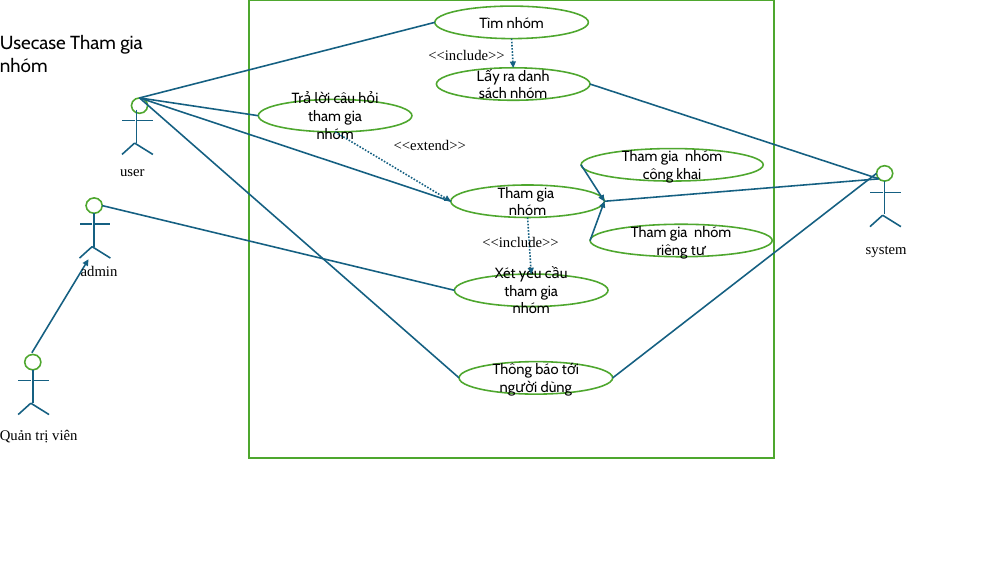
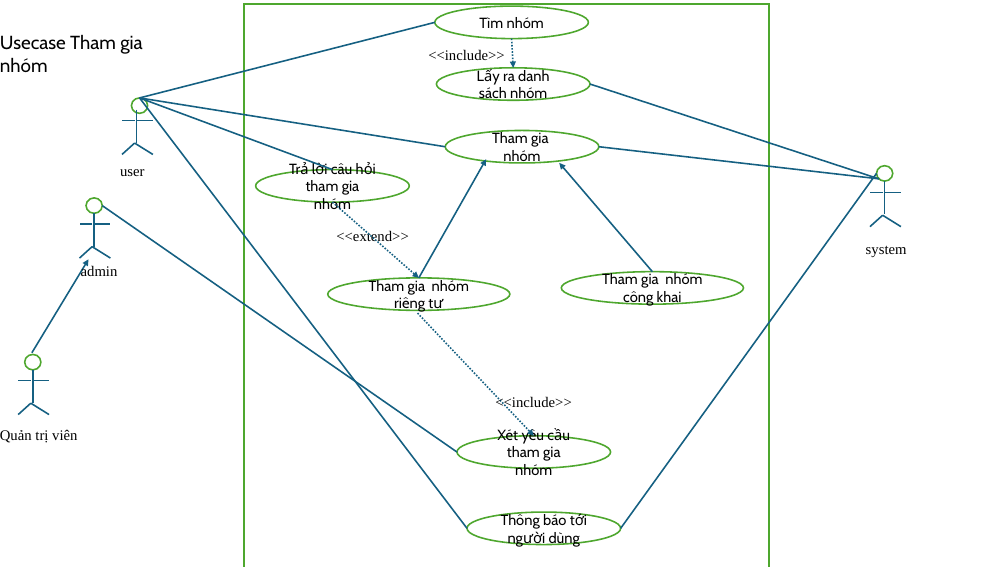
Before and after one commit to nguyenngoctung75/IT3120-PTTKHT, a slide deck: slide 2 of Use Case Diagram/UC_group.pptx. Drawn at 1008x567 pixels with LibreOffice and Linux fonts; fonts in the diff are those of the drawing. Boxes give left, top, right and bottom in pixels: in the first picture for what was removed or moved away, otherwise in the second. Text is boxed around its words. In the diff, an @@ line names an element or a change of style, - is before the commit and + after.

```diff
--- a/Use Case Diagram/UC_group.pptx
+++ b/Use Case Diagram/UC_group.pptx
@@ rectangle: place and size @@
-rectangle at bbox=[249, 0, 774, 458]
+rectangle at bbox=[244, 5, 770, 567]
@@ line moved from (140, 98) - (451, 201) to (140, 98) - (445, 147) @@
@@ line moved from (140, 98) - (459, 378) to (140, 98) - (467, 529) @@
@@ line moved from (140, 98) - (259, 116) to (140, 98) - (333, 169) @@
@@ ellipse "Tham gia nhóm": place and size @@
-ellipse "Tham gia nhóm" at bbox=[451, 185, 604, 218]
+ellipse "Tham gia nhóm" at bbox=[445, 131, 599, 163]
@@ line moved from (605, 201) - (879, 179) to (599, 147) - (879, 179) @@
@@ ellipse "Trả lời câu hỏi tham ...": place and size @@
-ellipse "Trả lời câu hỏi tham ..." at bbox=[259, 100, 412, 132]
+ellipse "Trả lời câu hỏi tham ..." at bbox=[256, 169, 409, 202]
@@ arrow moved from (591, 240) - (605, 201) to (419, 278) - (486, 160) @@
@@ arrow moved from (582, 165) - (605, 201) to (653, 271) - (560, 163) @@
@@ line moved from (876, 173) - (613, 378) to (876, 173) - (621, 529) @@
@@ line moved from (102, 206) - (454, 290) to (102, 206) - (457, 452) @@
@@ arrow moved from (335, 132) - (451, 201) to (333, 202) - (419, 278) @@
@@ text "<<extend>>" rewrapped from bbox=[394, 139, 466, 150] to bbox=[336, 229, 408, 244] @@
@@ ellipse "Tham gia nhóm riêng tư": place and size @@
-ellipse "Tham gia nhóm riêng tư" at bbox=[591, 225, 773, 257]
+ellipse "Tham gia nhóm riêng tư" at bbox=[327, 278, 510, 311]
@@ ellipse "Tham gia nhóm công khai": place and size @@
-ellipse "Tham gia nhóm công khai" at bbox=[582, 149, 764, 181]
+ellipse "Tham gia nhóm công khai" at bbox=[561, 271, 743, 304]
@@ arrow moved from (528, 218) - (532, 274) to (417, 313) - (534, 436) @@
@@ text "<<include>>": place and size @@
-text "<<include>>" at bbox=[482, 236, 558, 251]
+text "<<include>>" at bbox=[495, 395, 571, 410]
@@ ellipse "Xét yêu cầu tham gia ...": place and size @@
-ellipse "Xét yêu cầu tham gia ..." at bbox=[454, 274, 608, 307]
+ellipse "Xét yêu cầu tham gia ..." at bbox=[457, 436, 610, 468]
@@ ellipse "Thông báo tới người dùng": place and size @@
-ellipse "Thông báo tới người dùng" at bbox=[459, 361, 613, 394]
+ellipse "Thông báo tới người dùng" at bbox=[467, 512, 621, 544]
```
Also in this commit, not shown: 1 other file.
